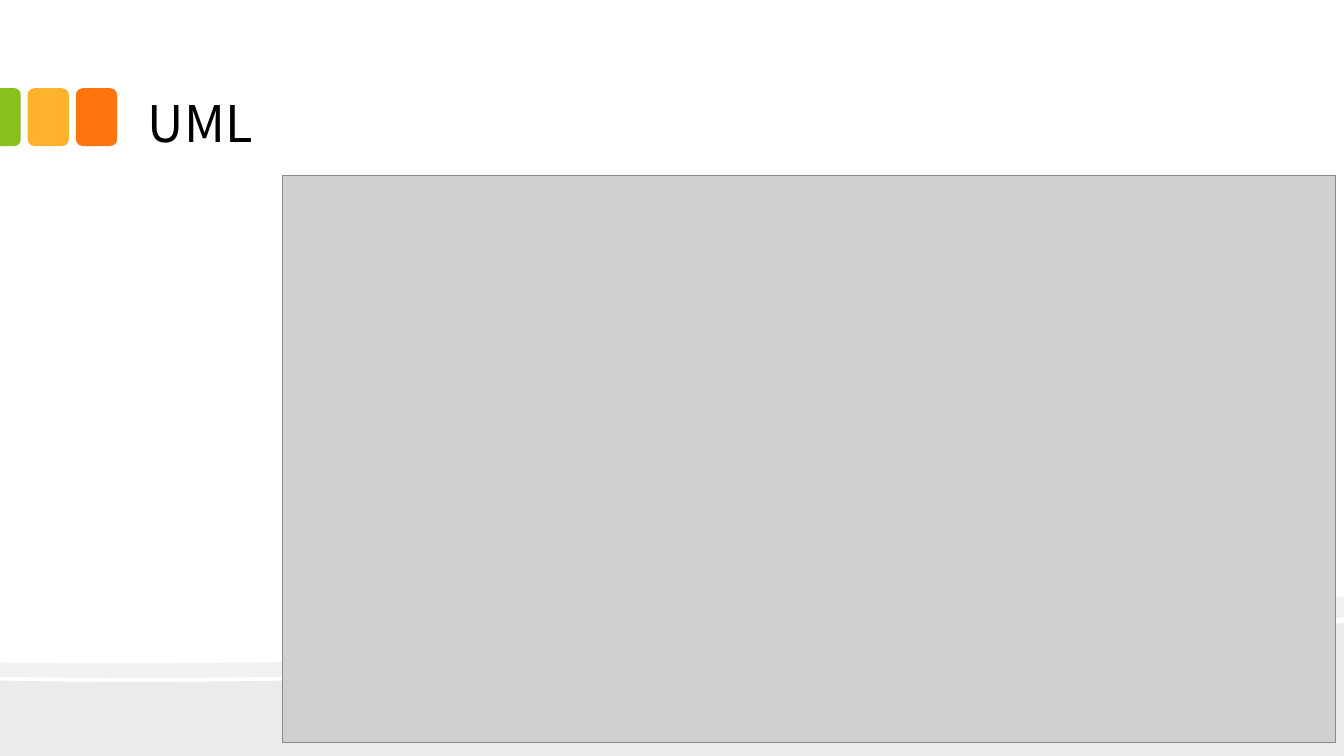
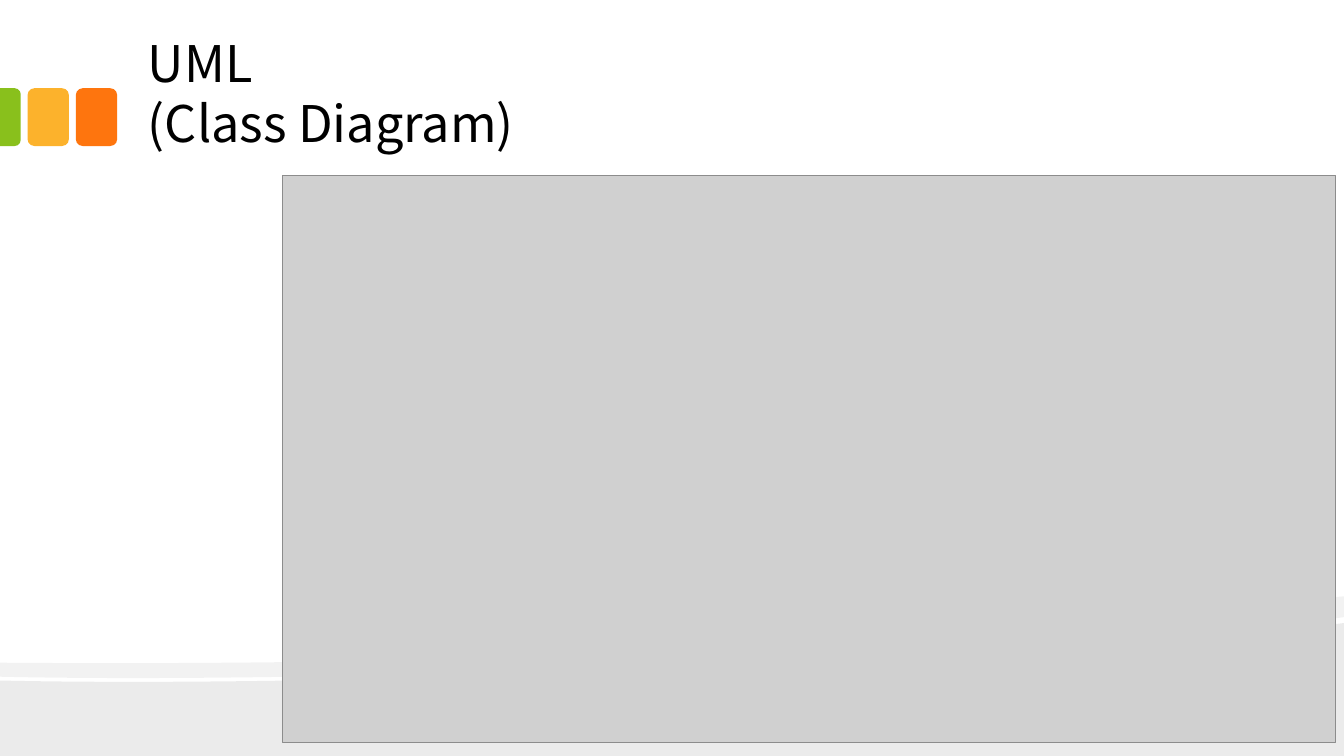
Before and after one commit to kjayvam/HTML, a slide deck: slide 31 of project/ppt/김영민_포트폴리오 요약 보고서.pptx (slide 22 before the commit). Drawn at 1344x756 pixels with LibreOffice and Linux fonts; fonts in the diff are those of the drawing; grey boxes stand for pictures. Boxes give left, top, right and bottom in pixels: in the first picture for what was removed or moved away, otherwise in the second. Text is boxed around its words. In the diff, an @@ line names an element or a change of style, - is before the commit and + after.

```diff
--- a/project/ppt/김영민_포트폴리오 요약 보고서.pptx
+++ b/project/ppt/김영민_포트폴리오 요약 보고서.pptx
@@ title at [148,45,514,155]: text changed @@
-UML
+UML
+(Class Diagram)
```
Also in this commit, not shown: 7 other slides changed, 9 slides added, 3 other files.
